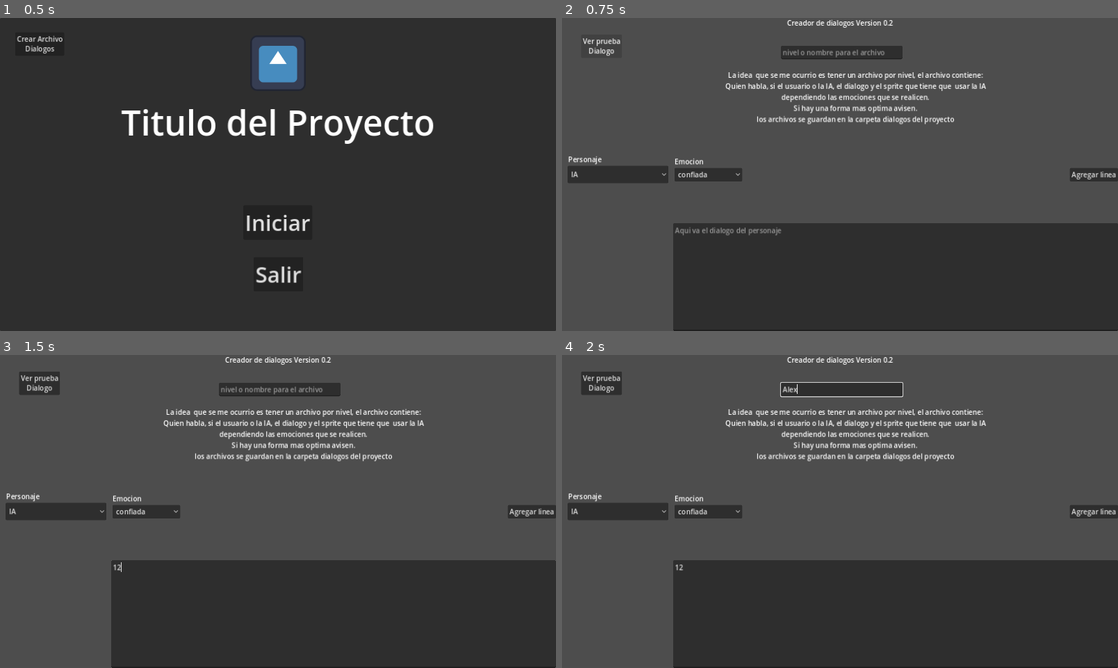
Above: before the commit, frames 1-4 (two rows, left to right).
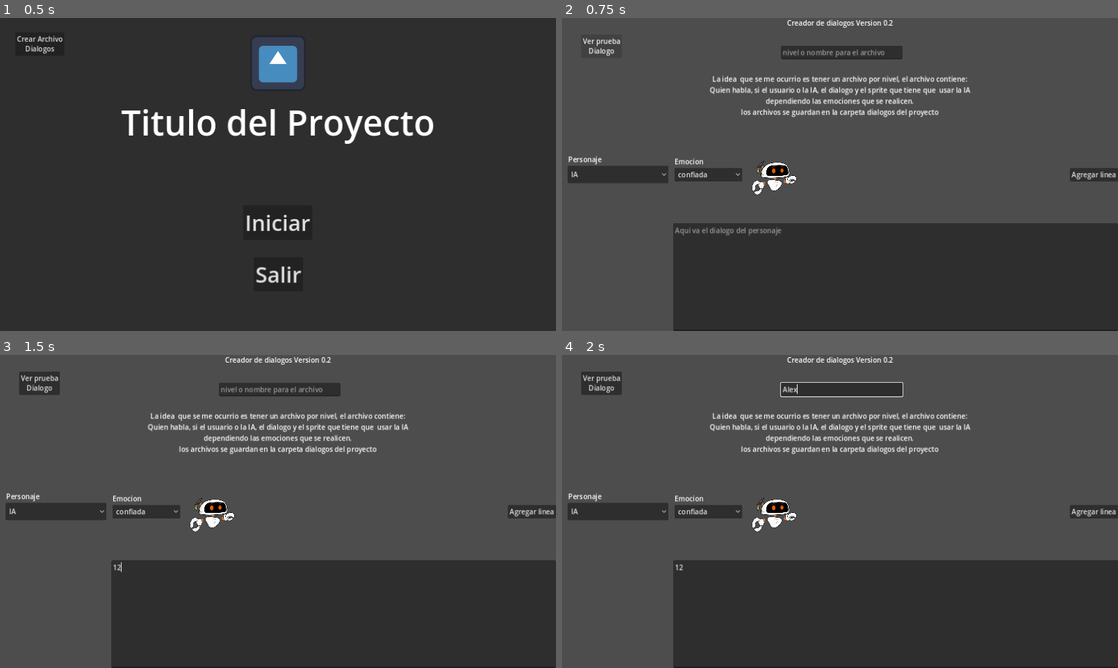
Above: after the commit, the same moments.

Repository: Piterpiojo/CVarPrototipo
Game: Godot game, scene res://Escenas/pantalla_inicio.tscn
Two runs of this game, one before a commit and one after it. Both use one fixed random seed, a clock stepped at 60 frames per second and the inputs below. The engine's default icon, where the game draws it, is replaced by a stand-in: a white triangle on a blue panel in a dark square.
Inputs (mouse positions are in pixels of both pictures, inside the frame that each line leads up to):
- Up to frame 1 (0.5 s): no input
- Up to frame 2 (0.75 s): click "Crear Archivo Dialogos" at 0.5 s
- Up to frame 3 (1.5 s): click (333, 614) at 1.27 s; type "12" at 1.35 s
- Up to frame 4 (2 s): click (840, 389) at 1.5 s; type "Alex" at 1.58 s

Frame 1 is identical in both runs. In frame 2, 3.7% of the frame differs, in the area x 26-77%, y 17-57%; in frame 3, 3.7%; in frame 4, 3.7%.

Commit message:
pequenio cambio

Diff:
--- a/scripts/CargarDialogos/cargarDialogos.tscn
+++ b/scripts/CargarDialogos/cargarDialogos.tscn
@@ -1,7 +1,91 @@
-[gd_scene load_steps=3 format=3 uid="uid://18ibinpmvwir"]
+[gd_scene load_steps=13 format=3 uid="uid://18ibinpmvwir"]
 
 [ext_resource type="Script" path="res://scripts/CargarDialogos/crearDialogos.gd" id="1_ywm8g"]
 [ext_resource type="PackedScene" uid="uid://b7jonfd41k68h" path="res://Escenas/cuadro_dialogo.tscn" id="2_y28ju"]
+[ext_resource type="Texture2D" uid="uid://dikdnsjqa1c2m" path="res://Sprites/confiada.png" id="3_drbot"]
+[ext_resource type="Texture2D" uid="uid://dh7bpq0vdww8l" path="res://Sprites/curiosa.png" id="4_mbxw2"]
+[ext_resource type="Texture2D" uid="uid://cs4en00t60iv0" path="res://Sprites/descompuesta.png" id="5_5ba4k"]
+[ext_resource type="Texture2D" uid="uid://bssnsaxko8pgn" path="res://Sprites/ensenando.png" id="6_fdpg2"]
+[ext_resource type="Texture2D" uid="uid://c4t3ymhtjv7hc" path="res://Sprites/estatico.png" id="7_7c14u"]
+[ext_resource type="Texture2D" uid="uid://c3kqts130606p" path="res://Sprites/felicitaciones.png" id="8_8ayoq"]
+[ext_resource type="Texture2D" uid="uid://bnvthotqk0857" path="res://Sprites/saludando.png" id="9_lihwc"]
+[ext_resource type="Texture2D" uid="uid://wwrb7tqrfqj4" path="res://Sprites/seguime.png" id="10_7w7v2"]
+[ext_resource type="Texture2D" uid="uid://um6rccuorrvd" path="res://Sprites/senalando.png" id="11_6gb7f"]
+
+[sub_resource type="SpriteFrames" id="SpriteFrames_mvcxp"]
+animations = [{
+"frames": [{
+"duration": 1.0,
+"texture": ExtResource("3_drbot")
+}],
+"loop": true,
+"name": &"confiada",
+"speed": 5.0
+}, {
+"frames": [{
+"duration": 1.0,
+"texture": ExtResource("4_mbxw2")
+}],
+"loop": true,
+"name": &"curiosa",
+"speed": 5.0
+}, {
+"frames": [{
+"duration": 1.0,
+"texture": ExtResource("5_5ba4k")
+}],
+"loop": true,
+"name": &"descompuesta",
+"speed": 5.0
+}, {
+"frames": [{
+"duration": 1.0,
+"texture": ExtResource("6_fdpg2")
+}],
+"loop": true,
+"name": &"ensenando",
+"speed": 5.0
+}, {
+"frames": [{
+"duration": 1.0,
+"texture": ExtResource("7_7c14u")
+}],
+"loop": true,
+"name": &"estatico",
+"speed": 5.0
+}, {
+"frames": [{
+"duration": 1.0,
+"texture": ExtResource("8_8ayoq")
+}],
+"loop": true,
+"name": &"felicitaciones",
+"speed": 5.0
+}, {
+"frames": [{
+"duration": 1.0,
+"texture": ExtResource("9_lihwc")
+}],
+"loop": true,
+"name": &"saludando",
+"speed": 5.0
+}, {
+"frames": [{
+"duration": 1.0,
+"texture": ExtResource("10_7w7v2")
+}],
+"loop": true,
+"name": &"seguime",
+"speed": 5.0
+}, {
+"frames": [{
+"duration": 1.0,
+"texture": ExtResource("11_6gb7f")
+}],
+"loop": true,
+"name": &"senalando",
+"speed": 5.0
+}]
 
 [node name="Control" type="Control"]
 layout_mode = 3
@@ -124,15 +208,21 @@
 text = "Creador de dialogos Version 0.2"
 
 [node name="Label" type="Label" parent="."]
-layout_mode = 0
-offset_left = 376.0
-offset_top = 120.0
-offset_right = 976.0
-offset_bottom = 224.0
+layout_mode = 1
+anchors_preset = 8
+anchor_left = 0.5
+anchor_top = 0.5
+anchor_right = 0.5
+anchor_bottom = 0.5
+offset_left = -300.0
+offset_top = -245.0
+offset_right = 300.0
+offset_bottom = -115.0
+grow_horizontal = 2
+grow_vertical = 2
 text = "La idea  que se me ocurrio es tener un archivo por nivel, el archivo contiene:
 Quien habla, si el usuario o la IA, el dialogo y el sprite que tiene que  usar la IA
 dependiendo las emociones que se realicen.
-Si hay una forma mas optima avisen.
 los archivos se guardan en la carpeta dialogos del proyecto"
 horizontal_alignment = 1
 vertical_alignment = 1
@@ -151,5 +241,12 @@
 Dialogo
 "
 
+[node name="Sprite2D" type="AnimatedSprite2D" parent="."]
+position = Vector2(487, 368)
+scale = Vector2(0.228125, 0.315741)
+sprite_frames = SubResource("SpriteFrames_mvcxp")
+animation = &"senalando"
+
+[connection signal="item_selected" from="emocion" to="." method="_on_emocion_item_selected"]
 [connection signal="pressed" from="cargar" to="." method="_on_cargar_pressed"]
 [connection signal="pressed" from="verprueba" to="." method="_on_verprueba_pressed"]
--- a/scripts/CargarDialogos/crearDialogos.gd
+++ b/scripts/CargarDialogos/crearDialogos.gd
@@ -1,7 +1,6 @@
 extends Control
 
 var Dialogo_nivel=[]
-
 
 func crear_mensaje(personaje,texto,emocion):
 	var mensaje={
@@ -10,7 +9,6 @@
 		"emocion":emocion
 	}
 	Dialogo_nivel.append(mensaje)
-
 
 func _on_cargar_pressed():
 	crear_mensaje($personaje.text,$dialogo.text,$emocion.text)
@@ -24,3 +22,8 @@
 		$CuadroDialogo.dialogos=CargaArchivos.cargar($nivel.text)
 		$CuadroDialogo.Mostrar_Linea(0)
 		$CuadroDialogo.habilitar_dialogo()
+
+
+
+func _on_emocion_item_selected(index):
+	$Sprite2D.play($emocion.text)
